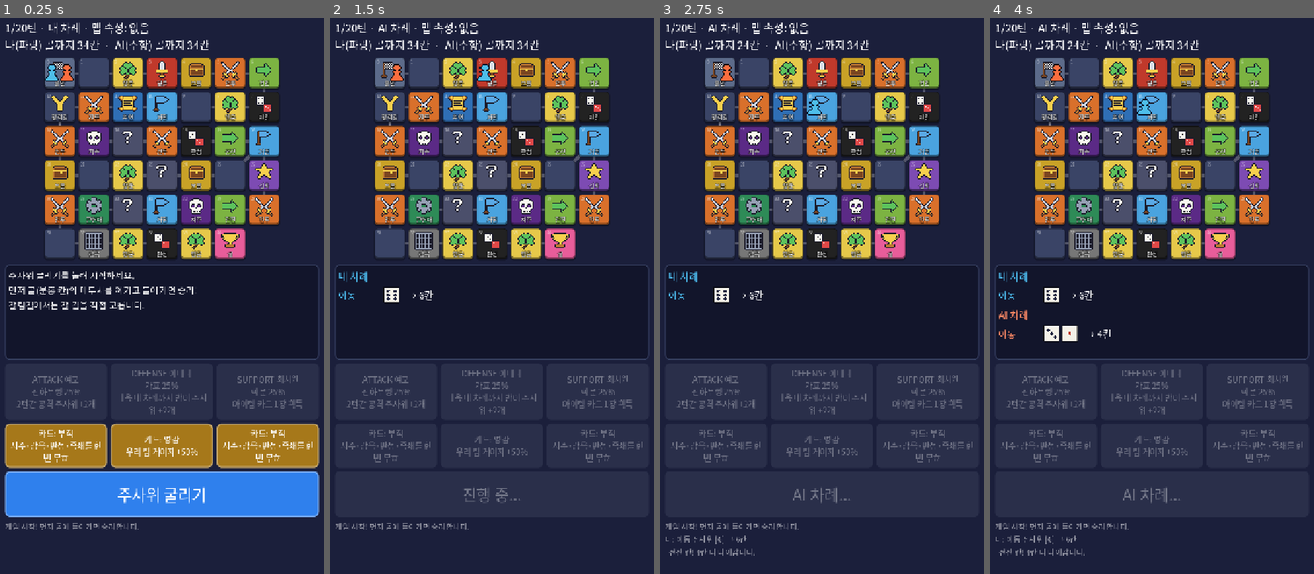
Above: before the commit, frames 1-4 (left to right).
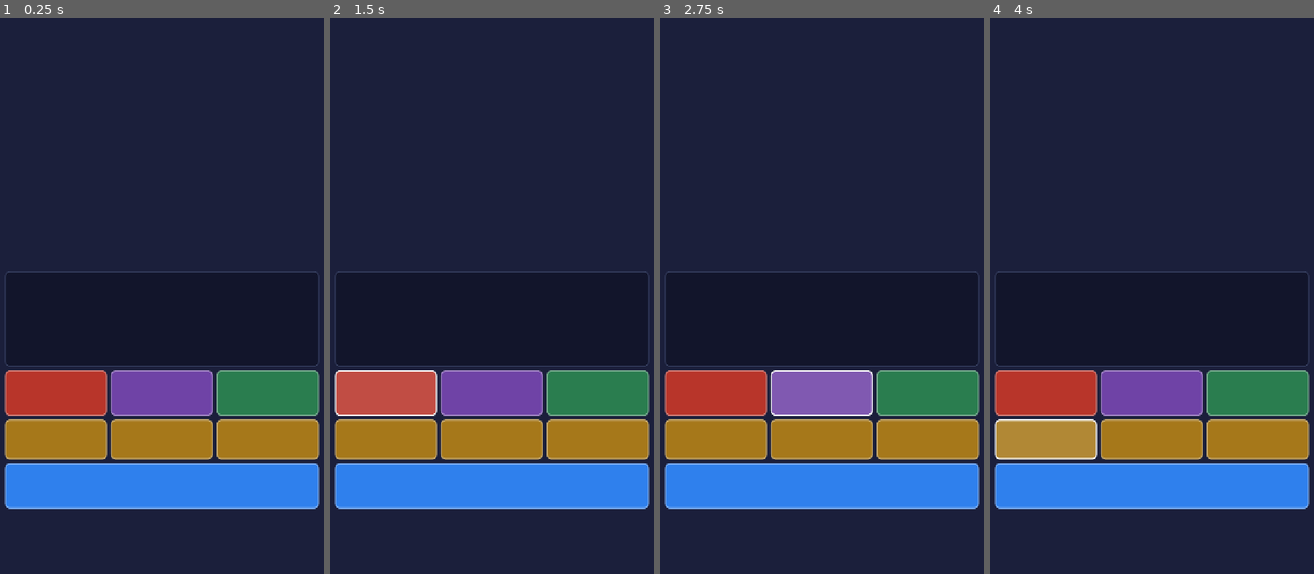
Above: after the commit, the same moments.

Repository: donto333/dice-heroes
Game: Godot game, scene res://scenes/main.tscn
Same seed, same stepped clock (60 frames per second), same inputs: the game is played once before the commit and once after it.
Inputs (mouse positions are in pixels of both pictures, inside the frame that each line leads up to; where the layout moved, square brackets give the same spot in the first picture):
- Up to frame 1 (0.25 s): no input
- Up to frame 2 (1.5 s): click (492, 485) [492, 496] at 0.5 s; click (385, 390) at 1.27 s
- Up to frame 3 (2.75 s): click (822, 390) at 2.02 s
- Up to frame 4 (4 s): click (1258, 390) at 2.77 s; click (1045, 440) at 3.52 s

The runs differ from the first frame. In frame 1, 36% of the frame differs, in the area x 1-99%, y 0-93%; in frame 2, 44%; in frame 3, 44%; in frame 4, 45%, in the area x 1-99%, y 0-97%.
Error after the commit: Parse Error: Cannot infer the type of "border" variable because the value doesn't have a set type. (res://scripts/ui/party_select.gd:257)

Commit message:
시작 화면과 파티 고르기, AI 파티 무작위
- 시작하면 파티 고르기 화면: 자리를 누르고 캐릭터 카드를 골라 앉힘, 소환 포인트 6 제한
- 자동 추천 버튼
- AI는 포인트 안에서 무작위로 파티를 꾸리고, 공격이 높은 캐릭터를 ATTACK에 앉힘
- 게임이 끝나면 새 게임에서 다시 파티를 고름
- 검사: AI 파티가 규칙에 맞는지

Co-Authored-By: Claude Opus 5.5 <noreply@anthropic.com>
Claude-Session: https://claude.ai/code/session_01JPWR7cTXQrxTawoDohtR95

Diff:
--- a/scripts/main.gd
+++ b/scripts/main.gd
@@ -12,11 +12,10 @@
 const BattleOverlay := preload("res://scripts/ui/battle_overlay.gd")
 const Sfx := preload("res://scripts/ui/sfx.gd")
 
-## 프로토타입 고정 파티. 둘 다 소환 포인트 6이다. 파티 고르기 화면은 6단계에서 만든다.
-const PARTIES := [
-	{"name": "나", "attack": "lubu", "defense": "athena", "support": "choichiwon"},
-	{"name": "AI", "attack": "machao", "defense": "zeus", "support": "houdini"},
-]
+const PartySelect := preload("res://scripts/ui/party_select.gd")
+
+## 처음 파티 고르기 화면에 미리 앉혀 둘 파티.
+const DEFAULT_PARTY := {"attack": "lubu", "defense": "athena", "support": "choichiwon"}
 const AI_DELAY := 1.0
 const LOG_LINES := 4
 const MAX_RESULT_BLOCKS := 3
@@ -41,13 +40,17 @@
 var _roll_button: Button
 var _log_label: Label
 var _battle_overlay: Control
+var _party_select: Control
+var _my_party: Dictionary = DEFAULT_PARTY.duplicate()
+var _ui_rng := RandomNumberGenerator.new()
 var _sfx: Node
 
 
 func _ready() -> void:
 	_data = GameData.load_all()
 	_build_ui()
-	_start_game()
+	_ui_rng.randomize()
+	_show_party_select()
 
 
 # ---------------------------------------------------------------- 화면 구성
@@ -164,15 +167,38 @@
 
 # ---------------------------------------------------------------- 진행
 
+func _show_party_select() -> void:
+	if _party_select == null:
+		_party_select = PartySelect.new()
+		_party_select.confirmed.connect(_on_party_confirmed)
+		add_child(_party_select)
+		_party_select.setup(_data["characters"], _data["abilities"], _my_party)
+	_party_select.visible = true
+
+
+func _on_party_confirmed(party: Dictionary) -> void:
+	_sfx.play("good")
+	_my_party = party
+	_party_select.visible = false
+	_start_game()
+
+
 func _start_game() -> void:
+	var mine := _my_party.duplicate()
+	mine["name"] = "나"
+	var theirs: Dictionary = AI.pick_party(_data["characters"], Game.POINT_LIMIT, _ui_rng)
+	theirs["name"] = "AI"
 	game = Game.new()
-	game.setup(_data, PARTIES)
+	game.setup(_data, [mine, theirs])
 	game.take_events()
 	_board_view.game = game
 	_board_view.reset_pieces()
 	_waiting_for_player = false
 	_choosing_path = false
 	_clear_results()
+	_add_result_text("상대 AI 파티: %s · %s · %s" % [
+		game.char_of(1, "attack")["name"], game.char_of(1, "defense")["name"], game.char_of(1, "support")["name"]],
+		PLAYER_TEXT_COLORS[1])
 	_add_result_text("주사위 굴리기를 눌러 시작하세요.\n먼저 골(분홍 칸)의 메두사를 이기고 들어가면 승리!\n갈림길에서는 갈 길을 직접 고릅니다.", Color.WHITE)
 	_advance()
 
@@ -218,7 +244,7 @@
 
 func _on_roll_pressed() -> void:
 	if game.winner >= 0:
-		_start_game()
+		_show_party_select()
 		return
 	if not _waiting_for_player:
 		return
--- a/scripts/rules/ai.gd
+++ b/scripts/rules/ai.gd
@@ -25,3 +25,28 @@
 ## 갈림길에서 고를 길의 순번.
 static func choose(game) -> int:
 	return game.best_option(game.pending_choice["options"])
+
+
+## AI 파티를 고른다. 포인트 제한 안에서 무작위로 세 명을 뽑고,
+## 공격이 가장 높은 캐릭터를 ATTACK, 남은 중 방어가 높은 쪽을 DEFENSE, 나머지를 SUPPORT에 앉힌다.
+static func pick_party(characters: Array, point_limit: int, rng: RandomNumberGenerator) -> Dictionary:
+	var combos: Array = []
+	for i in characters.size():
+		for j in range(i + 1, characters.size()):
+			for k in range(j + 1, characters.size()):
+				var trio: Array = [characters[i], characters[j], characters[k]]
+				var total := 0
+				for character in trio:
+					total += int(character["grade"])
+				# 너무 약한 조합은 빼고, 포인트를 거의 다 쓰는 조합만 쓴다.
+				if total <= point_limit and total >= point_limit - 1:
+					combos.append(trio)
+	if combos.is_empty():
+		return {}
+	var trio: Array = combos[rng.randi_range(0, combos.size() - 1)].duplicate()
+	trio.sort_custom(func(a, b): return int(a["attack"]) > int(b["attack"]))
+	var attacker: Dictionary = trio.pop_front()
+	trio.sort_custom(func(a, b): return int(a["defense"]) > int(b["defense"]))
+	var defender: Dictionary = trio.pop_front()
+	var supporter: Dictionary = trio.pop_front()
+	return {"attack": attacker["id"], "defense": defender["id"], "support": supporter["id"]}
--- /dev/null
+++ b/scripts/ui/party_select.gd
@@ -0,0 +1,281 @@
+extends Control
+## 시작 화면 겸 파티 고르기. 캐릭터 카드를 눌러 ATTACK / DEFENSE / SUPPORT 자리에 앉힌다.
+## 소환 포인트(★ 수) 합계가 6을 넘으면 시작할 수 없다.
+
+signal confirmed(party: Dictionary)
+
+const SLOTS := ["attack", "defense", "support"]
+const SLOT_LABELS := {"attack": "ATTACK", "defense": "DEFENSE", "support": "SUPPORT"}
+const SLOT_HINTS := {"attack": "이동 · 공격", "defense": "방어", "support": "지력 · 게이지"}
+const SLOT_STAT := {"attack": "attack", "defense": "defense", "support": "intellect"}
+const STAT_NAMES := {"attack": "공격", "defense": "방어", "intellect": "지력"}
+const CATEGORY_COLORS := {
+	"영웅": Color("b8352a"),
+	"위인": Color("2f6fb5"),
+	"신화": Color("6f43a6"),
+	"근현대": Color("2a7d4f"),
+}
+const POINT_LIMIT := 6
+const GOLD := Color("ffcf4d")
+
+var characters: Array = []
+var abilities: Dictionary = {}
+var party := {"attack": "", "defense": "", "support": ""}
+
+var _active_slot := "attack"
+var _slot_buttons: Dictionary = {}
+var _card_buttons: Dictionary = {}
+var _points_label: Label
+var _start_button: Button
+var _styles: Dictionary = {}
+
+
+func setup(character_list: Array, ability_table: Dictionary, initial: Dictionary) -> void:
+	characters = character_list
+	abilities = ability_table
+	for slot in SLOTS:
+		party[slot] = initial.get(slot, "")
+	_build()
+	_refresh()
+
+
+func _build() -> void:
+	for child in get_children():
+		child.queue_free()
+	set_anchors_preset(Control.PRESET_FULL_RECT)
+	mouse_filter = Control.MOUSE_FILTER_STOP
+
+	var background := ColorRect.new()
+	background.color = Color("12152b")
+	background.set_anchors_preset(Control.PRESET_FULL_RECT)
+	add_child(background)
+
+	var margin := MarginContainer.new()
+	margin.set_anchors_preset(Control.PRESET_FULL_RECT)
+	for side in ["left", "right", "top", "bottom"]:
+		margin.add_theme_constant_override("margin_" + side, 18)
+	add_child(margin)
+
+	var column := VBoxContainer.new()
+	column.add_theme_constant_override("separation", 12)
+	margin.add_child(column)
+
+	var title := _label("주사위 영웅전", 60, GOLD)
+	title.add_theme_constant_override("outline_size", 10)
+	title.add_theme_color_override("font_outline_color", Color("5a3a00"))
+	column.add_child(title)
+	column.add_child(_label("파티를 꾸리세요. 자리를 누른 뒤 아래 캐릭터를 고르면 그 자리에 앉습니다.", 19, Color(1, 1, 1, 0.75)))
+
+	var slot_row := HBoxContainer.new()
+	slot_row.add_theme_constant_override("separation", 8)
+	column.add_child(slot_row)
+	for slot in SLOTS:
+		var button := Button.new()
+		button.custom_minimum_size = Vector2(0, 132)
+		button.size_flags_horizontal = Control.SIZE_EXPAND_FILL
+		button.autowrap_mode = TextServer.AUTOWRAP_WORD_SMART
+		button.add_theme_font_size_override("font_size", 20)
+		button.add_theme_color_override("font_color", Color.WHITE)
+		button.add_theme_color_override("font_hover_color", Color.WHITE)
+		button.add_theme_color_override("font_pressed_color", Color.WHITE)
+		button.add_theme_stylebox_override("focus", StyleBoxEmpty.new())
+		button.pressed.connect(_on_slot_pressed.bind(slot))
+		slot_row.add_child(button)
+		_slot_buttons[slot] = button
+
+	_points_label = _label("", 24, Color.WHITE)
+	column.add_child(_points_label)
+
+	var scroll := ScrollContainer.new()
+	scroll.size_flags_vertical = Control.SIZE_EXPAND_FILL
+	scroll.horizontal_scroll_mode = ScrollContainer.SCROLL_MODE_DISABLED
+	column.add_child(scroll)
+	var grid := GridContainer.new()
+	grid.columns = 3
+	grid.size_flags_horizontal = Control.SIZE_EXPAND_FILL
+	grid.add_theme_constant_override("h_separation", 8)
+	grid.add_theme_constant_override("v_separation", 8)
+	scroll.add_child(grid)
+	for character in characters:
+		var button := Button.new()
+		button.custom_minimum_size = Vector2(0, 150)
+		button.size_flags_horizontal = Control.SIZE_EXPAND_FILL
+		button.autowrap_mode = TextServer.AUTOWRAP_WORD_SMART
+		button.add_theme_font_size_override("font_size", 18)
+		button.add_theme_color_override("font_color", Color.WHITE)
+		button.add_theme_color_override("font_hover_color", Color.WHITE)
+		button.add_theme_color_override("font_pressed_color", Color.WHITE)
+		button.add_theme_stylebox_override("focus", StyleBoxEmpty.new())
+		button.text = _card_text(character)
+		button.pressed.connect(_on_character_pressed.bind(character["id"]))
+		grid.add_child(button)
+		_card_buttons[character["id"]] = button
+
+	var bottom := HBoxContainer.new()
+	bottom.add_theme_constant_override("separation", 8)
+	column.add_child(bottom)
+	var auto_button := _plain_button("자동 추천", Color("3a4466"))
+	auto_button.pressed.connect(_on_auto_pressed)
+	bottom.add_child(auto_button)
+	_start_button = _plain_button("게임 시작", Color("2f80ed"))
+	_start_button.size_flags_stretch_ratio = 2.0
+	_start_button.pressed.connect(_on_start_pressed)
+	bottom.add_child(_start_button)
+
+
+func _label(text: String, font_size: int, color: Color) -> Label:
+	var label := Label.new()
+	label.text = text
+	label.horizontal_alignment = HORIZONTAL_ALIGNMENT_CENTER
+	label.autowrap_mode = TextServer.AUTOWRAP_WORD_SMART
+	label.add_theme_font_size_override("font_size", font_size)
+	label.add_theme_color_override("font_color", color)
+	return label
+
+
+func _box(fill: Color, border: Color, width: int) -> StyleBoxFlat:
+	var key := "%s/%s/%d" % [fill.to_html(), border.to_html(), width]
+	if _styles.has(key):
+		return _styles[key]
+	var box := StyleBoxFlat.new()
+	box.bg_color = fill
+	box.border_color = border
+	box.set_border_width_all(width)
+	box.border_width_bottom = width + 3
+	box.set_corner_radius_all(10)
+	box.set_content_margin_all(8)
+	_styles[key] = box
+	return box
+
+
+func _plain_button(text: String, color: Color) -> Button:
+	var button := Button.new()
+	button.text = text
+	button.custom_minimum_size = Vector2(0, 96)
+	button.size_flags_horizontal = Control.SIZE_EXPAND_FILL
+	button.add_theme_font_size_override("font_size", 30)
+	button.add_theme_color_override("font_color", Color.WHITE)
+	button.add_theme_color_override("font_hover_color", Color.WHITE)
+	button.add_theme_color_override("font_disabled_color", Color(1, 1, 1, 0.35))
+	button.add_theme_stylebox_override("normal", _box(color, color.lightened(0.35), 2))
+	button.add_theme_stylebox_override("hover", _box(color.lightened(0.12), Color.WHITE, 2))
+	button.add_theme_stylebox_override("pressed", _box(color.darkened(0.25), Color.WHITE, 2))
+	button.add_theme_stylebox_override("disabled", _box(Color("2a2f4a"), Color("2a2f4a"), 0))
+	button.add_theme_stylebox_override("focus", StyleBoxEmpty.new())
+	return button
+
+
+func _character(id: String) -> Dictionary:
+	for character in characters:
+		if character["id"] == id:
+			return character
+	return {}
+
+
+func _card_text(character: Dictionary) -> String:
+	var ability: Dictionary = abilities.get(character.get("ability", ""), {})
+	return "%s %s\n%s · %s\n이동%d 공%d 방%d 지%d" % [
+		"★".repeat(int(character["grade"])), character["name"],
+		character["category"], ability.get("name", "-"),
+		int(character["move"]), int(character["attack"]), int(character["defense"]), int(character["intellect"])]
+
+
+func points() -> int:
+	var total := 0
+	for slot in SLOTS:
+		var character := _character(party[slot])
+		if not character.is_empty():
+			total += int(character["grade"])
+	return total
+
+
+func can_start() -> bool:
+	for slot in SLOTS:
+		if party[slot] == "":
+			return false
+	return points() <= POINT_LIMIT
+
+
+func _on_slot_pressed(slot: String) -> void:
+	_active_slot = slot
+	_refresh()
+
+
+func _on_character_pressed(id: String) -> void:
+	# 이미 다른 자리에 있으면 그 자리와 맞바꾼다.
+	for slot in SLOTS:
+		if party[slot] == id and slot != _active_slot:
+			party[slot] = party[_active_slot]
+	party[_active_slot] = id
+	# 다음 빈 자리로 넘어간다.
+	for slot in SLOTS:
+		if party[slot] == "":
+			_active_slot = slot
+			break
+	_refresh()
+
+
+## 포인트 6 안에서 자리마다 필요한 능력이 높은 조합을 고른다.
+func _on_auto_pressed() -> void:
+	var best_score := -1
+	var best := {}
+	for a in characters:
+		for d in characters:
+			for s in characters:
+				if a["id"] == d["id"] or a["id"] == s["id"] or d["id"] == s["id"]:
+					continue
+				if int(a["grade"]) + int(d["grade"]) + int(s["grade"]) > POINT_LIMIT:
+					continue
+				var score := int(a["attack"]) * 3 + int(a["move"]) * 2 + int(d["defense"]) * 3 + int(s["intellect"]) * 2
+				if score > best_score:
+					best_score = score
+					best = {"attack": a["id"], "defense": d["id"], "support": s["id"]}
+	if not best.is_empty():
+		party = best
+	_refresh()
+
+
+func _on_start_pressed() -> void:
+	if can_start():
+		confirmed.emit(party.duplicate())
+
+
+func _refresh() -> void:
+	if _points_label == null:
+		return
+	for slot in SLOTS:
+		var button: Button = _slot_buttons[slot]
+		var character := _character(party[slot])
+		var stat: String = SLOT_STAT[slot]
+		if character.is_empty():
+			button.text = "%s\n(%s)\n비어 있음" % [SLOT_LABELS[slot], SLOT_HINTS[slot]]
+		else:
+			button.text = "%s\n%s %s\n%s %d" % [
+				SLOT_LABELS[slot], "★".repeat(int(character["grade"])), character["name"],
+				STAT_NAMES[stat], int(character[stat])]
+		var fill := Color("2a2f4a") if character.is_empty() else CATEGORY_COLORS.get(character["category"], Color("3a4466"))
+		var border := Color.WHITE if slot == _active_slot else fill.lightened(0.3)
+		var width := 4 if slot == _active_slot else 2
+		for state in ["normal", "hover", "pressed"]:
+			button.add_theme_stylebox_override(state, _box(fill, border, width))
+
+	for id in _card_buttons:
+		var button: Button = _card_buttons[id]
+		var character := _character(id)
+		var fill: Color = CATEGORY_COLORS.get(character["category"], Color("3a4466"))
+		var chosen := false
+		for slot in SLOTS:
+			if party[slot] == id:
+				chosen = true
+		if chosen:
+			fill = fill.darkened(0.45)
+		var border := GOLD if chosen else fill.lightened(0.3)
+		for state in ["normal", "hover", "pressed"]:
+			button.add_theme_stylebox_override(state, _box(fill if state != "hover" else fill.lightened(0.1), border, 2))
+
+	var total := points()
+	_points_label.text = "소환 포인트 %d / %d" % [total, POINT_LIMIT]
+	_points_label.add_theme_color_override("font_color", Color("ff6b6b") if total > POINT_LIMIT else Color.WHITE)
+	if total > POINT_LIMIT:
+		_points_label.text += "  (★가 너무 많아요)"
+	_start_button.disabled = not can_start()
--- a/tests/run_tests.gd
+++ b/tests/run_tests.gd
@@ -11,6 +11,7 @@
 const DiceView := preload("res://scripts/ui/dice_view.gd")
 const BattleOverlay := preload("res://scripts/ui/battle_overlay.gd")
 const Sfx := preload("res://scripts/ui/sfx.gd")
+const PartySelect := preload("res://scripts/ui/party_select.gd")
 
 const CATEGORIES := ["영웅", "위인", "신화", "근현대"]
 const TILE_TYPES := [
@@ -32,6 +33,7 @@
 	_test_character_data()
 	_test_board_data()
 	_test_references()
+	_test_ai_party()
 	_test_random_tiles()
 	_test_battle_odds()
 	_test_move_dice()
@@ -131,6 +133,28 @@
 	for index in 2:
 		_check(game.party_points(index) <= Game.POINT_LIMIT, "파티 포인트가 6을 넘음")
 		_check(game.players[index]["hand"].size() == Game.START_HAND, "시작 손패가 3장이 아님")
+
+
+## AI가 고르는 파티가 규칙에 맞는지 확인한다.
+func _test_ai_party() -> void:
+	var rng := RandomNumberGenerator.new()
+	rng.seed = 5
+	var by_id := {}
+	for character in _data["characters"]:
+		by_id[character["id"]] = character
+	var seen := {}
+	for i in 100:
+		var party: Dictionary = AI.pick_party(_data["characters"], Game.POINT_LIMIT, rng)
+		_check(party.size() == 3, "AI 파티에 자리가 3개가 아님")
+		var ids := [party.get("attack", ""), party.get("defense", ""), party.get("support", "")]
+		_check(ids[0] != ids[1] and ids[0] != ids[2] and ids[1] != ids[2], "AI 파티에 같은 캐릭터가 두 번 들어감")
+		var total := 0
+		for id in ids:
+			_check(by_id.has(id), "AI 파티에 없는 캐릭터: %s" % id)
+			total += int(by_id.get(id, {"grade": 9})["grade"])
+		_check(total <= Game.POINT_LIMIT, "AI 파티 포인트가 6을 넘음")
+		seen[str(ids)] = true
+	_check(seen.size() > 5, "AI 파티가 매번 거의 같음")
 
 
 ## random 칸이 판마다 실제 효과로 바뀌는지, 판마다 배치가 달라지는지 확인한다.
